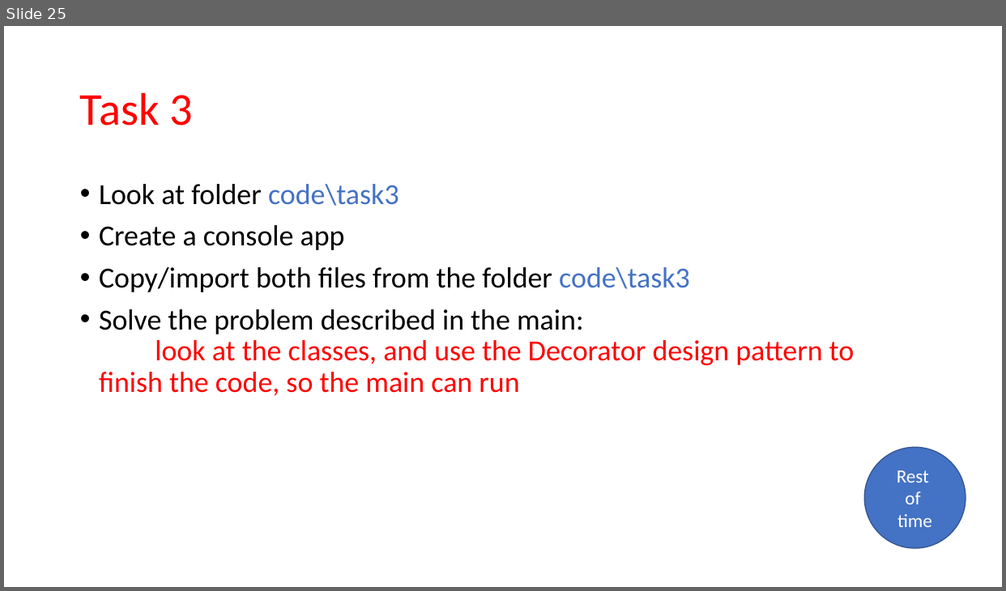
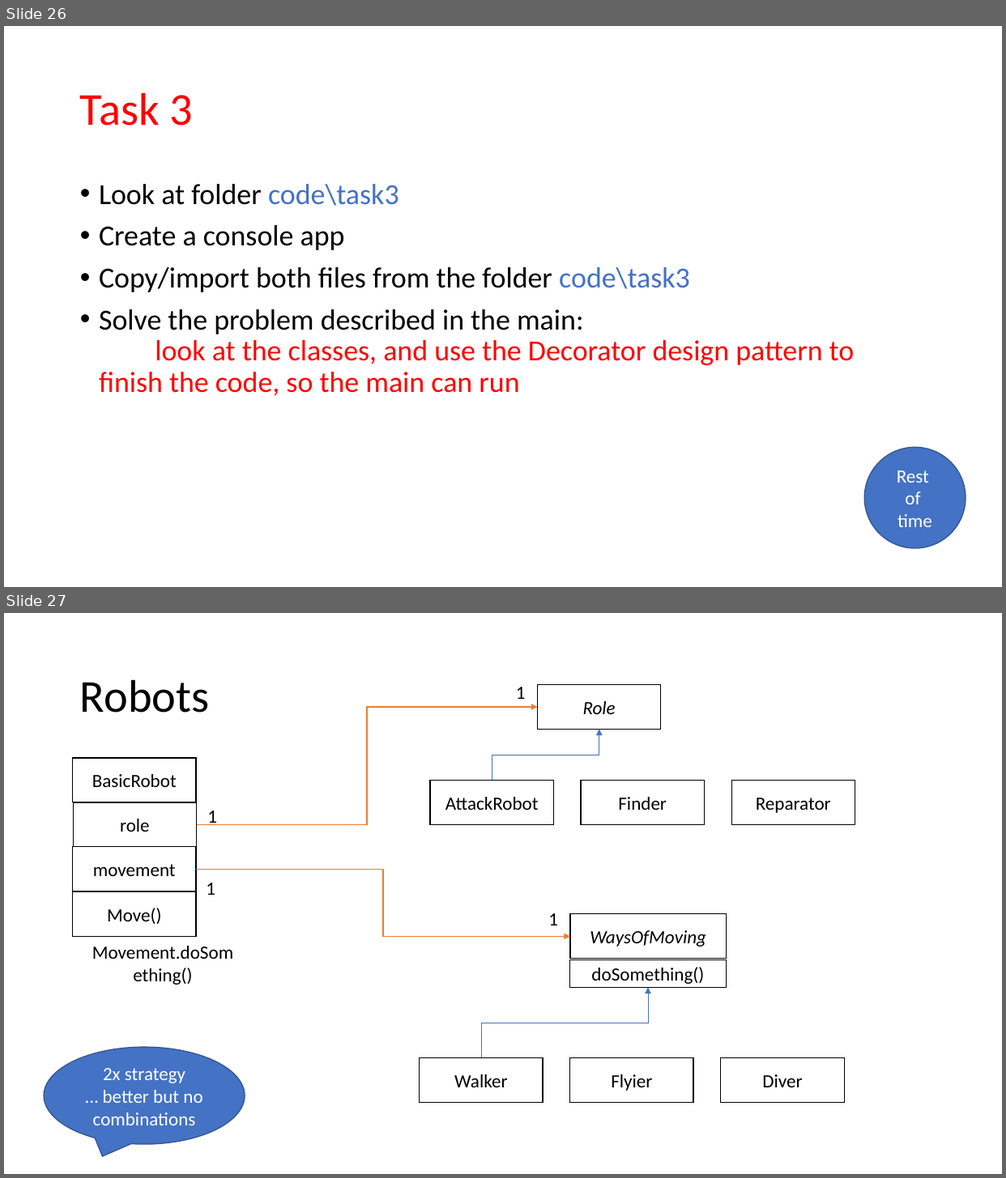
Before and after one commit to andrea270872/ApplicationDevelopment2023, a slide deck: lecture11/aval_lecture11.pptx. Shown one above the other, each under a label of ours: slide 25 before the commit, slides 26 and 27 after it. The pictures are 1006x591 and 1006x1178 pixels, drawn with LibreOffice and Linux fonts; fonts in the diff are those of the drawing. Boxes give left, top, right and bottom in pixels: in the first picture for what was removed or moved away, otherwise in the second. Text is boxed around its words. In the diff, an @@ line names an element or a change of style, - is before the commit and + after.

```diff
--- a/lecture11/aval_lecture11.pptx
+++ b/lecture11/aval_lecture11.pptx
@@ slide 27 added at [4,613,1002,1174], background #FFFFFF @@
@@ title added at [80,679,210,713], 44 pt, text #000000 @@
+Robots
@@ rectangle added at [538,685,661,729], fill #FFFFFF, outline #000000 1 pt, 18 pt, text #000000, italic @@
+Role
@@ elbow arrow added from (197, 825) to (538, 707), #ED7D31 1 pt @@
@@ text added at [516,687,526,699], 18 pt, text #000000 @@
+1
@@ elbow arrow added from (492, 780) to (599, 729), #4472C4 0.5 pt @@
@@ rectangle added at [73,758,197,803], fill #FFFFFF, outline #000000 1 pt, 18 pt, text #000000 @@
+BasicRobot
@@ rectangle added at [430,780,553,824], fill #FFFFFF, outline #000000 1 pt, 18 pt, text #000000 @@
+AttackRobot
@@ rectangle added at [582,780,705,824], fill #FFFFFF, outline #000000 1 pt, 18 pt, text #000000 @@
+Finder
@@ rectangle added at [731,780,855,824], fill #FFFFFF, outline #000000 1 pt, 18 pt, text #000000 @@
+Reparator
@@ rectangle added at [73,803,197,846], fill #FFFFFF, outline #000000 1 pt, 18 pt, text #000000 @@
+role
@@ text added at [207,811,217,825], 18 pt, text #000000 @@
+1
@@ rectangle added at [73,847,197,892], fill #FFFFFF, outline #000000 1 pt, 18 pt, text #000000 @@
+movement
@@ elbow arrow added from (197, 869) to (570, 936), #ED7D31 1 pt @@
@@ rectangle added at [73,892,197,936], fill #FFFFFF, outline #000000 1 pt, 18 pt, text #000000 @@
+Move()
@@ text added at [206,883,215,895], 18 pt, text #000000 @@
+1
@@ text added at [548,914,558,926], 18 pt, text #000000 @@
+1
@@ rectangle added at [570,914,726,958], fill #FFFFFF, outline #000000 1 pt, 18 pt, text #000000, italic @@
+WaysOfMoving
@@ text added at [92,946,233,959], 18 pt, text #000000 @@
+Movement.doSomething()
@@ rectangle added at [570,960,726,988], fill #FFFFFF, outline #000000 1 pt, 18 pt, text #000000 @@
+doSomething()
@@ elbow arrow added from (481, 1059) to (648, 987), #4472C4 0.5 pt @@
@@ speech bubble added at [44,1047,245,1144], fill #4472C4, outline #325491 1 pt, 18 pt, text #FFFFFF @@
+2x strategy
+… better but no combinations
@@ rectangle added at [420,1059,543,1102], fill #FFFFFF, outline #000000 1 pt, 18 pt, text #000000 @@
+Walker
@@ rectangle added at [570,1059,693,1102], fill #FFFFFF, outline #000000 1 pt, 18 pt, text #000000 @@
+Flyier
@@ rectangle added at [721,1059,845,1102], fill #FFFFFF, outline #000000 1 pt, 18 pt, text #000000 @@
+Diver
@@ what was slide 25 is now slide 26 @@
```
Also in this commit, not shown: 2 other slides added.
